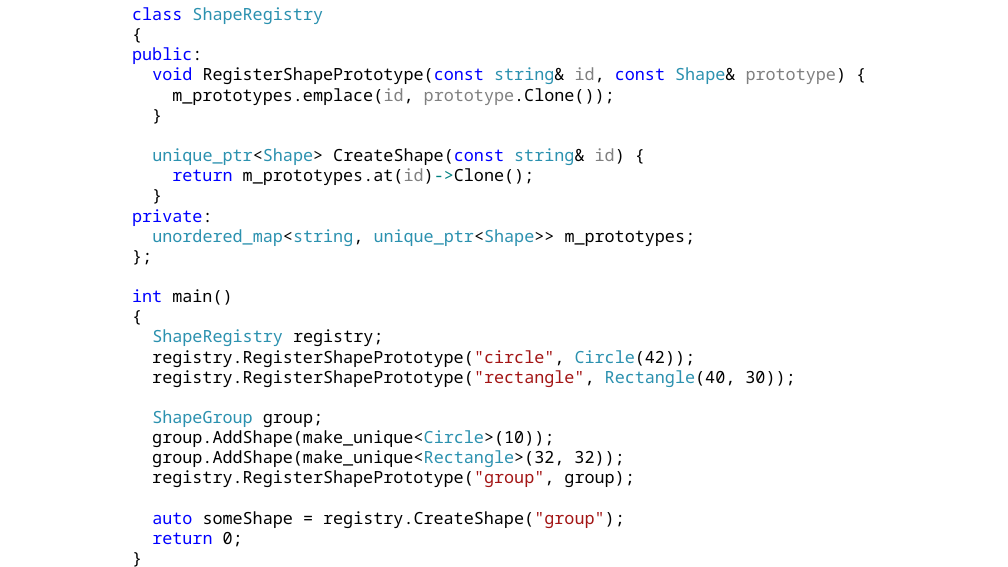
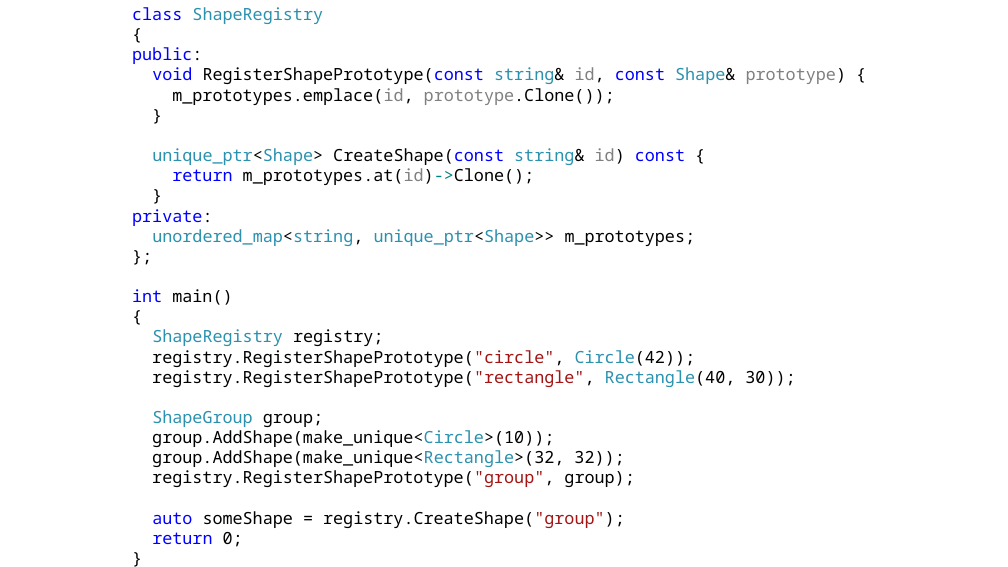
Before and after one commit to alexey-malov/ood, a slide deck: slide 15 of lectures/14.prototype/prototype.pptx (slide 13 before the commit). Drawn at 1008x567 pixels with LibreOffice and Linux fonts; fonts in the diff are those of the drawing. Boxes give left, top, right and bottom in pixels: in the first picture for what was removed or moved away, otherwise in the second. Text is boxed around its words. In the diff, an @@ line names an element or a change of style, - is before the commit and + after.

```diff
--- a/lectures/14.prototype/prototype.pptx
+++ b/lectures/14.prototype/prototype.pptx
@@ text at <box>152,148,685,165</box>: text changed @@
-unique_ptr<Shape> CreateShape(const string& id) {
+unique_ptr<Shape> CreateShape(const string& id) const {
```
Also in this commit, not shown: 2 slides added, 6 other files.
